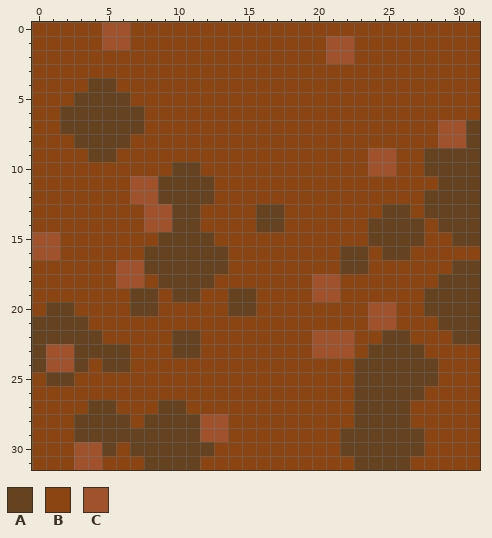
A pixel-art sprite gets an edit: assets/terrain_png/Tiles/dirt.png. Above, as it was before the edit.
The file is 32x32 pixels.
Palette (. is transparent): A #654321  B #8b4513  C #a0522d
Pixels before, first column x 0:
 0 BBBBBCCBBBBBBBBBBBBBBBBBBBBBBBBB
 1 BBBBBCCBBBBBBBBBBBBBBCCBBBBBBBBB
 2 BBBBBBBBBBBBBBBBBBBBBCCBBBBBBBBB
 3 BBBBBBBBBBBBBBBBBBBBBBBBBBBBBBBB
 4 BBBBAABBBBBBBBBBBBBBBBBBBBBBBBBB
 5 BBBAAAABBBBBBBBBBBBBBBBBBBBBBBBB
 6 BBAAAAAABBBBBBBBBBBBBBBBBBBBBBBB
 7 BBAAAAAABBBBBBBBBBBBBBBBBBBBBCCA
 8 BBBAAAABBBBBBBBBBBBBBBBBBBBBBCCA
 9 BBBBAABBBBBBBBBBBBBBBBBBCCBBAAAA
10 BBBBBBBBBBAABBBBBBBBBBBBCCBBAAAA
11 BBBBBBBCCAAAABBBBBBBBBBBBBBBBAAA
12 BBBBBBBCCAAAABBBBBBBBBBBBBBBAAAA
13 BBBBBBBBCCAABBBBAABBBBBBBAABAAAA
14 BBBBBBBBCCAABBBBAABBBBBBAAAABAAA
15 CCBBBBBBBAAAABBBBBBBBBBBAAAABBAA
16 CCBBBBBBAAAAAABBBBBBBBAABAABBBBB
17 BBBBBBCCAAAAAABBBBBBBBAABBBBBBAA
18 BBBBBBCCBAAAABBBBBBBCCBBBBBBBAAA
19 BBBBBBBAABAABBAABBBBCCBBBBBBAAAA
20 BAABBBBAABBBBBAABBBBBBBBCCBBAAAA
21 AAAABBBBBBBBBBBBBBBBBBBBCCBBBAAA
22 AAAAABBBBBAABBBBBBBBCCCBBAABBBAA
23 ACCAAAABBBAABBBBBBBBCCCBAAAABBBB
24 ACCABAABBBBBBBBBBBBBBBBAAAAAABBB
25 BAABBBBBBBBBBBBBBBBBBBBAAAAAABBB
26 BBBBBBBBBBBBBBBBBBBBBBBAAAAABBBB
27 BBBBAABBBAABBBBBBBBBBBBAAAABBBBB
28 BBBAAAABAAAACCBBBBBBBBBAAAABBBBB
29 BBBAAAAAAAAACCBBBBBBBBAAAAAABBBB
30 BBBCCABAAAAAABBBBBBBBBAAAAAABBBB
31 BBBCCBBBAAAABBBBBBBBBBBAAAABBBBB
After:
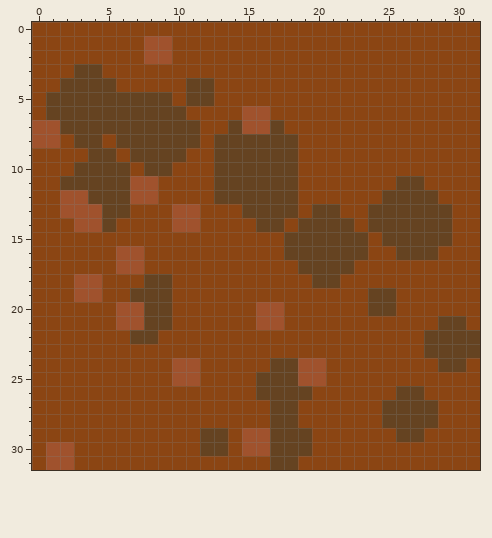
The edit:
Changed rows in their new state; - is an unchanged pixel.
first column x 0:
 0 -----BB-------------------------
 1 -----BB-CC-----------BB---------
 2 --------CC-----------BB---------
 3 ---AA---------------------------
 4 --AA-------AA-------------------
 5 -AA----AAA-AA-------------------
 6 -A------AAA----CC---------------
 7 CC------AAAA--ACCA-----------BBB
 8 CC---B-AAAAA-AAAAAA----------BBB
 9 -------AAAA--AAAAAA-----BB--BBBB
10 ---AAAA-AABB-AAAAAA-----BB--BBBB
11 --AAAAA--BBBBAAAAAA-------AA-BBB
12 --CCAAA--BBBBAAAAAA------AAA-BBB
13 --CCCAA-BBCC---A--A-AA--A--A--BB
14 ---CCA--BBCC-------AAAA-----A-BB
15 BB-------BBBB-----AAAAAAB---AABB
16 BB----CCBBBBBB----AAAA---B-AA---
17 --------BBBBBB-----AAA-B------BB
18 ---CC-BBA-BBB-------AA-------BBB
19 ---CC----ABB--BB----BB--AA--BBBB
20 -BB---CC-A----BBCC------AA--BBBB
21 BBBB--CCAA------CC------BB-----B
22 BBBBB--AA-BB--------BBB--BB-AA--
23 BBBBBBB---BB--------BBB-BBBBAAAA
24 BBBB-BB---CC-----AACC--BBBBBBAA-
25 -BB-------CC----AAACC--BBBBBB---
26 ----------------AAAA---BBB------
27 ----BB---BB------AA----BB--AA---
28 ---BBBB-BBBBBB---AA----BB--AA---
29 ---BBBBBBBBBAA-CCAAA--BBBB------
30 -CCBBB-BBBBB-A-CCAAA--BBBBBB----
31 -CCBB---BBBB-----AA----BBBB-----
